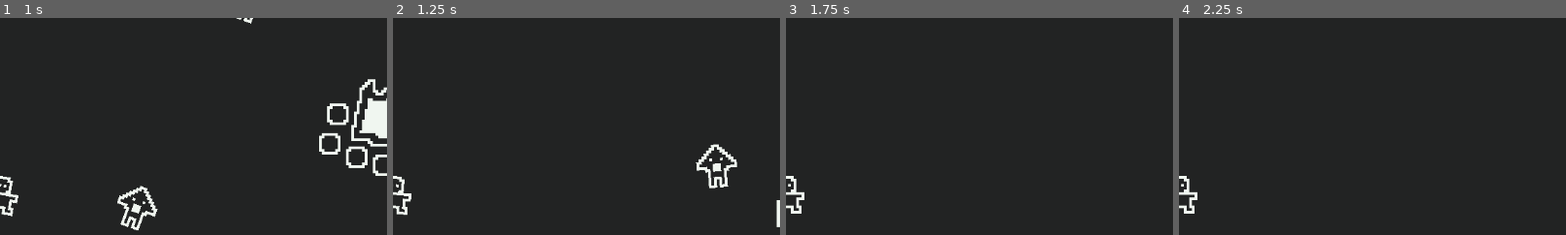
Above: before the commit, frames 1-4 (left to right).
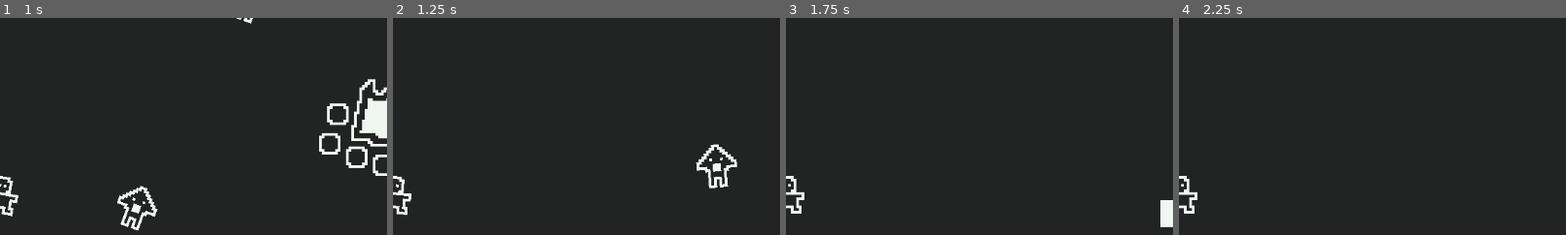
Above: after the commit, the same moments.

Repository: ArthurNaue/survival
Game: Godot game, scene res://scenes/world/root/world.tscn
The game is run twice, just before and just after one commit, with the same random seed, the same clock (stepped at 60 frames per second) and the same inputs.
Inputs (mouse positions are % of the whole screen's width and height, from its top left):
- Up to frame 1 (1 s): move the mouse to (72, 45) at 0.52 s; hold A (A) from 0.53 s (still down); tap D (D) at 0.8 s
- Up to frame 2 (1.25 s): keep holding A (A)
- Up to frame 3 (1.75 s): move the mouse to (30, 55) at 1.27 s; release A (A) at 1.28 s; tap D (D) at 1.35 s; tap E (E) at 1.55 s
- Up to frame 4 (2.25 s): tap Enter at 2 s; move the mouse to (60, 28) at 2.02 s; tap E (E) at 2.1 s
The pictures show only the part of the screen within x 50-100%, y 9-59%; the shares and areas given below are measured in that part.

Frame 1 is identical in both runs. In frame 2, 0.1% of the frame differs, in the area x 98-100%, y 83-97%; in frame 3, 0.4%, in the area x 96-100%, y 83-97%; in frame 4, nothing differs.

Commit message:
fiz os inimigos ficarem parados na hora de bater

Diff:
--- a/scenes/entities/enemies/triangleEnemy/root/triangleEnemy.tscn
+++ b/scenes/entities/enemies/triangleEnemy/root/triangleEnemy.tscn
@@ -38,6 +38,18 @@
 "transitions": PackedFloat32Array(1),
 "update": 0,
 "values": [Vector2(1, 1)]
+}
+tracks/2/type = "value"
+tracks/2/imported = false
+tracks/2/enabled = true
+tracks/2/path = NodePath("sprite:position")
+tracks/2/interp = 1
+tracks/2/loop_wrap = true
+tracks/2/keys = {
+"times": PackedFloat32Array(0),
+"transitions": PackedFloat32Array(1),
+"update": 0,
+"values": [Vector2(0, 0)]
 }
 
 [sub_resource type="Animation" id="Animation_mtfu6"]
@@ -71,6 +83,34 @@
 }]
 }
 
+[sub_resource type="Animation" id="Animation_wt02r"]
+resource_name = "idle"
+length = 0.1
+tracks/0/type = "value"
+tracks/0/imported = false
+tracks/0/enabled = true
+tracks/0/path = NodePath("sprite:position")
+tracks/0/interp = 1
+tracks/0/loop_wrap = true
+tracks/0/keys = {
+"times": PackedFloat32Array(0),
+"transitions": PackedFloat32Array(1),
+"update": 0,
+"values": [Vector2(0, 0)]
+}
+tracks/1/type = "value"
+tracks/1/imported = false
+tracks/1/enabled = true
+tracks/1/path = NodePath("sprite:rotation")
+tracks/1/interp = 1
+tracks/1/loop_wrap = true
+tracks/1/keys = {
+"times": PackedFloat32Array(0),
+"transitions": PackedFloat32Array(1),
+"update": 0,
+"values": [0.0]
+}
+
 [sub_resource type="Animation" id="Animation_drm8c"]
 resource_name = "walk"
 length = 0.8
@@ -92,6 +132,7 @@
 _data = {
 "RESET": SubResource("Animation_4ot5w"),
 "damage": SubResource("Animation_mtfu6"),
+"idle": SubResource("Animation_wt02r"),
 "walk": SubResource("Animation_drm8c")
 }
 
@@ -106,7 +147,7 @@
 [sub_resource type="StyleBoxFlat" id="StyleBoxFlat_kqqha"]
 bg_color = Color(0.941176, 0.964706, 0.941176, 1)
 
-[node name="triangleEnemy" type="CharacterBody2D" node_paths=PackedStringArray("healthComponent", "healthBar", "navAgent", "damageButton") groups=["enemies"]]
+[node name="triangleEnemy" type="CharacterBody2D" node_paths=PackedStringArray("healthComponent", "healthBar", "navAgent", "damageButton", "animation") groups=["enemies"]]
 collision_layer = 8
 collision_mask = 31
 script = ExtResource("1_5un3r")
@@ -114,6 +155,7 @@
 healthBar = NodePath("healthBarComponent")
 navAgent = NodePath("navAgentComponent")
 damageButton = NodePath("damageButton")
+animation = NodePath("anim")
 
 [node name="sprite" type="Sprite2D" parent="."]
 texture = ExtResource("2_sj6t3")
--- /dev/null
+++ b/scenes/gameOverScreen/root/gameOverScreen.tscn
@@ -0,0 +1,10 @@
+[gd_scene format=3 uid="uid://bkdhiwakejlqv"]
+
+[node name="gameOverScreen" type="Node2D"]
+
+[node name="loseText" type="RichTextLabel" parent="."]
+offset_left = 548.0
+offset_top = 364.0
+offset_right = 644.0
+offset_bottom = 388.0
+text = "YOU LOST!"
--- a/scenes/world/campfire/root/campfire.tscn
+++ b/scenes/world/campfire/root/campfire.tscn
@@ -1,9 +1,10 @@
-[gd_scene load_steps=14 format=3 uid="uid://bf6dnfpckiet0"]
+[gd_scene load_steps=15 format=3 uid="uid://bf6dnfpckiet0"]
 
 [ext_resource type="Script" path="res://scripts/world/campfire/root/campfire.gd" id="1_gqt87"]
 [ext_resource type="Texture2D" uid="uid://bijdsaknb5tmk" path="res://assets/images/world/campfire/root/campfire.png" id="1_ltyrb"]
 [ext_resource type="Resource" uid="uid://qeae3fq5ncsv" path="res://resources/campfire/root/campfireStats.tres" id="2_746dp"]
 [ext_resource type="Script" path="res://scripts/components/interactText/root/interactTextComponent.gd" id="2_c5jdo"]
+[ext_resource type="PackedScene" uid="uid://bkdhiwakejlqv" path="res://scenes/gameOverScreen/root/gameOverScreen.tscn" id="3_347er"]
 [ext_resource type="Script" path="res://scripts/components/healthBar/root/healthBarComponent.gd" id="3_h0xbg"]
 [ext_resource type="Script" path="res://scripts/components/health/resourcesHealth/root/healthComponent.gd" id="4_7hs34"]
 
@@ -99,6 +100,7 @@
 healthComponent = NodePath("healthComponent")
 healthBarComponent = NodePath("healthBarComponent")
 damageCooldownTimer = NodePath("damageCooldownTimer")
+gameOverScreen = ExtResource("3_347er")
 
 [node name="healthComponent" type="Node2D" parent="." node_paths=PackedStringArray("healthBarComponent", "anim")]
 script = ExtResource("4_7hs34")
--- a/scripts/entities/enemies/enemiesClass/root/enemiesClass.gd
+++ b/scripts/entities/enemies/enemiesClass/root/enemiesClass.gd
@@ -5,6 +5,7 @@
 @export var healthBar: HealthBarComponent
 @export var navAgent: NavAgentComponent
 @export var damageButton: Button
+@export var animation: AnimationPlayer
 
 func _ready() -> void:
 	damageButton.pressed.connect(healthComponent.damage.bind(1))
@@ -13,6 +14,11 @@
 		healthBar.visible = false
 
 func _physics_process(_delta: float) -> void:
-	velocity = to_local(navAgent.get_next_path_position()).normalized() * 100
+	if global_position.distance_to(WorldManager.get_world().get_node("navRegion").get_node("campfire").global_position) > 35:
+		velocity = to_local(navAgent.get_next_path_position()).normalized() * 100
+	else:
+		if animation:
+			animation.play("idle")
+		velocity = Vector2.ZERO
 
 	move_and_slide()
--- a/scripts/world/campfire/root/campfire.gd
+++ b/scripts/world/campfire/root/campfire.gd
@@ -5,6 +5,7 @@
 @export var healthComponent: HealthComponent
 @export var healthBarComponent: HealthBarComponent
 @export var damageCooldownTimer: Timer
+@export var gameOverScreen: PackedScene
 
 @onready var interactTextComponent = $interactTextComponent
 @onready var interactText = $interactText
@@ -62,6 +63,8 @@
 
 func verify_damage() -> void:
 	if enemies and damageCooldown == false:
+		if (healthComponent.health - 1) <= 0:
+			get_tree().change_scene_to_packed(gameOverScreen)
 		damageCooldown = true
 		damageCooldownTimer.start()
 		healthComponent.damage(1)
Not shown: 1 places in scenes/entities/enemies/triangleEnemy/root/triangleEnemy.tscn that only renumber resources
